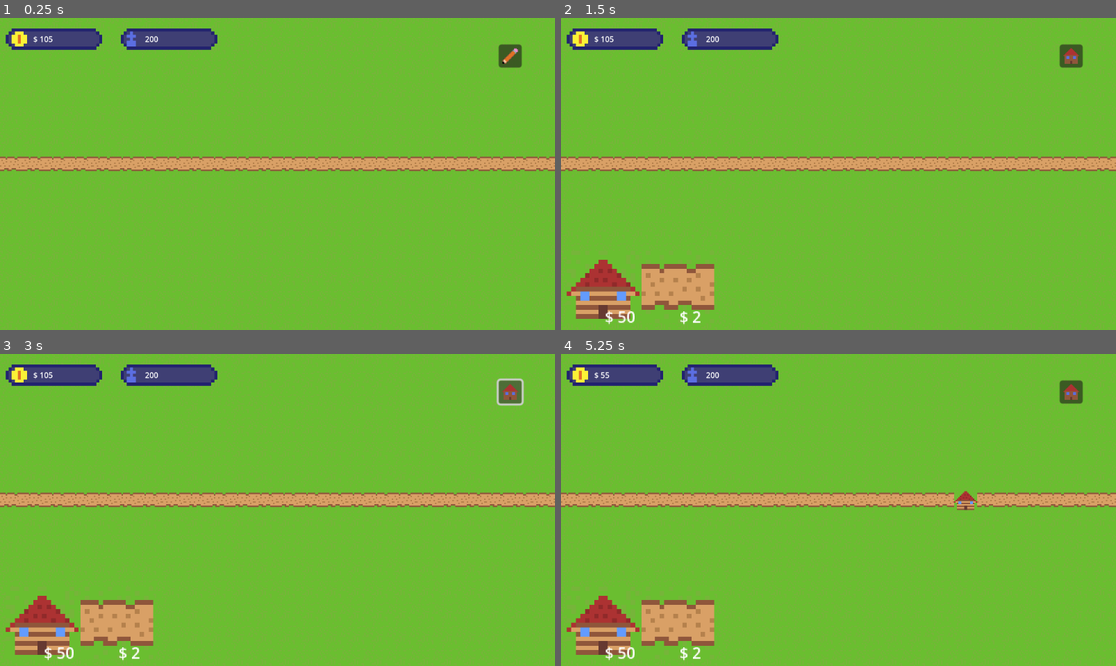
Above: before the commit, frames 1-4 (two rows, left to right).
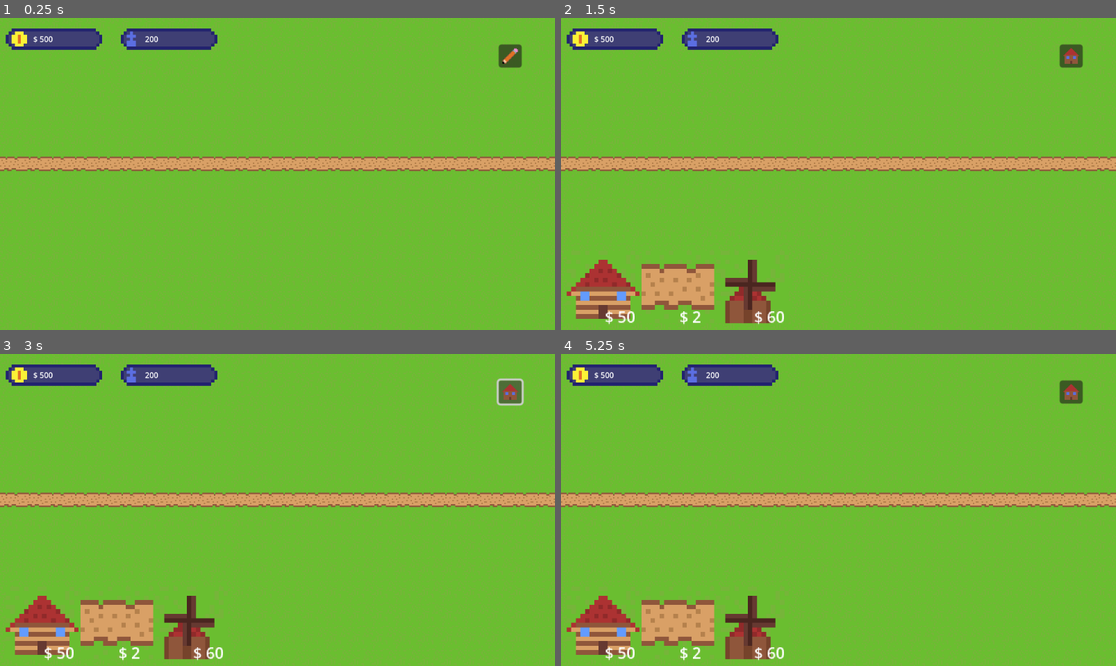
Above: after the commit, the same moments.

Repository: Dev-Karol1111/village
Game: Godot game, scene res://scenes/map.tscn
The game is run twice, just before and just after one commit, with the same random seed, the same clock (stepped at 60 frames per second) and the same inputs.
Inputs (mouse positions are in pixels of both pictures, inside the frame that each line leads up to):
- Up to frame 1 (0.25 s): no input
- Up to frame 2 (1.5 s): click (1071, 55) at 0.5 s; click (605, 286) at 1.27 s
- Up to frame 3 (3 s): click (510, 391) at 2 s; click (510, 391) at 2.75 s
- Up to frame 4 (5.25 s): click (605, 622) at 3.52 s; click (605, 622) at 4.27 s; tap Enter at 5 s; move the mouse to (960, 494) at 5.02 s; click (960, 494) at 5.17 s

The runs differ from the first frame. In frame 1, less than 0.1% of the frame differs, in the area x 7-10%, y 5-8%; in frame 2, 1.3%; in frame 3, 1.3%; in frame 4, 1.5%, in the area x 8-75%, y 5-99%.

Commit message:
Add betting builds (part 1/2)

Diff:
--- a/Builds/buildsList.tres
+++ b/Builds/buildsList.tres
@@ -1,10 +1,11 @@
-[gd_resource type="Resource" script_class="BuildsList" load_steps=5 format=3 uid="uid://duvulk2ij2j62"]
+[gd_resource type="Resource" script_class="BuildsList" load_steps=6 format=3 uid="uid://duvulk2ij2j62"]
 
 [ext_resource type="Script" uid="uid://cmhbmbcpdtriw" path="res://scripts/builds_base.gd" id="1_bkfmt"]
 [ext_resource type="Resource" uid="uid://4luwep32h1de" path="res://Builds/road.tres" id="2_jj75n"]
 [ext_resource type="Resource" uid="uid://dik053hq0ols3" path="res://Builds/house.tres" id="3_o5stl"]
+[ext_resource type="Resource" uid="uid://mi7726j4eid3" path="res://Builds/mill.tres" id="4_jj75n"]
 [ext_resource type="Script" uid="uid://bdlax846wpf2t" path="res://scripts/ItemList.gd" id="4_tqkvp"]
 
 [resource]
 script = ExtResource("4_tqkvp")
-builds = Array[ExtResource("1_bkfmt")]([ExtResource("3_o5stl"), ExtResource("2_jj75n")])
+builds = Array[ExtResource("1_bkfmt")]([ExtResource("3_o5stl"), ExtResource("2_jj75n"), ExtResource("4_jj75n")])
--- /dev/null
+++ b/Builds/mill.tres
@@ -0,0 +1,18 @@
+[gd_resource type="Resource" script_class="BettingBase" load_steps=4 format=3 uid="uid://mi7726j4eid3"]
+
+[ext_resource type="Texture2D" uid="uid://bd0o121am4iuj" path="res://assets/titleset.png" id="1_c3x0t"]
+[ext_resource type="Script" uid="uid://cp850ln8fgsvp" path="res://scripts/betting_base.gd" id="2_c3x0t"]
+
+[sub_resource type="AtlasTexture" id="AtlasTexture_3k1jn"]
+atlas = ExtResource("1_c3x0t")
+region = Rect2(48, 0, 16, 16)
+
+[resource]
+script = ExtResource("2_c3x0t")
+product_time = 3
+need_workers = 1
+game_texture_tileset_x = 3
+edit_texture = SubResource("AtlasTexture_3k1jn")
+price = 60
+type = "betting"
+metadata/_custom_type_script = "uid://cp850ln8fgsvp"
--- a/scenes/map.tscn
+++ b/scenes/map.tscn
@@ -13,6 +13,7 @@
 1:3/0 = 0
 2:3/0 = 0
 0:3/0 = 0
+3:0/0 = 0
 
 [sub_resource type="TileSet" id="TileSet_paxxb"]
 sources/0 = SubResource("TileSetAtlasSource_4xfga")
@@ -31,3 +32,5 @@
 
 [node name="Mode" parent="." instance=ExtResource("3_gldc4")]
 map = NodePath("..")
+
+[node name="opened" type="Node" parent="Mode"]
--- /dev/null
+++ b/scenes/ui/build_ui.tscn
@@ -0,0 +1,71 @@
+[gd_scene load_steps=3 format=3 uid="uid://damopi222eetn"]
+
+[ext_resource type="Texture2D" uid="uid://xyqd6jdeq2tg" path="res://assets/ui/ui-tileset.png" id="1_ami6n"]
+
+[sub_resource type="AtlasTexture" id="AtlasTexture_rl6t5"]
+atlas = ExtResource("1_ami6n")
+region = Rect2(0, 16, 16, 16)
+
+[node name="Build UI" type="Control"]
+layout_mode = 3
+anchor_right = 0.31
+anchor_bottom = 1.0
+offset_right = -0.11999512
+grow_horizontal = 2
+grow_vertical = 2
+
+[node name="TextureRect" type="TextureRect" parent="."]
+layout_mode = 1
+anchors_preset = -1
+anchor_left = 0.056
+anchor_top = 0.54300004
+anchor_right = 0.056
+anchor_bottom = 0.54300004
+offset_left = -15.992001
+offset_top = -276.864
+offset_right = 327.008
+offset_bottom = 277.136
+grow_vertical = 2
+texture = SubResource("AtlasTexture_rl6t5")
+
+[node name="name" type="Label" parent="TextureRect"]
+layout_mode = 0
+offset_left = 124.0
+offset_top = 56.0
+offset_right = 171.0
+offset_bottom = 82.5
+scale = Vector2(2, 2)
+text = "NAME"
+
+[node name="workers" type="Label" parent="TextureRect"]
+layout_mode = 0
+offset_left = 46.0
+offset_top = 129.0
+offset_right = 172.0
+offset_bottom = 152.0
+text = "workers: 1 / 1"
+
+[node name="Products" type="Label" parent="TextureRect"]
+layout_mode = 0
+offset_left = 46.0
+offset_top = 161.0
+offset_right = 209.0
+offset_bottom = 184.0
+text = "products:
+ * Flour: 5 / 1"
+
+[node name="ProTime" type="Label" parent="TextureRect"]
+layout_mode = 0
+offset_left = 47.0
+offset_top = 242.0
+offset_right = 181.0
+offset_bottom = 265.0
+text = "Production time: "
+
+[node name="IPD" type="Label" parent="TextureRect"]
+layout_mode = 0
+offset_left = 47.0
+offset_top = 278.0
+offset_right = 180.0
+offset_bottom = 301.0
+text = "Items per day: 10"
--- a/scenes/ui/edit.gd
+++ b/scenes/ui/edit.gd
@@ -8,8 +8,8 @@
 
 var map : Node
 
-func set_block(x : int, y: int, source := 0, price := 0):
-	map.block = [Vector2i(x ,y), source, price]
+func set_block(x : int, y: int, source := 0, price := 0, build_index := 0):
+	map.block = [Vector2i(x ,y), source, price, build_index]
 
 
 func _ready() -> void:
@@ -28,13 +28,6 @@
 			tex_rect.data = build
 			tex_rect.edit_menu = self
 			Builds_choos.add_child(tex_rect)
-
-'''			tex_rect.resized.connect(func():
-				if tex_rect.texture:
-					var aspect = float(tex_rect.texture.get_width()) / tex_rect.texture.get_height()
-					tex_rect.custom_minimum_size = Vector2(tex_rect.size.y * aspect, tex_rect.size.y)
-			)'''
-
 func change_visible_func(visible):
 	for child in self.get_children():
 		child.visible = visible
--- a/scripts/autoload/managment.gd
+++ b/scripts/autoload/managment.gd
@@ -1,4 +1,8 @@
 extends Node
 
-var moneys := 105
+var moneys := 500
 var people := 200
+
+var mode := "normal"
+
+var betting : Array[BettingBase]
--- /dev/null
+++ b/scripts/betting_base.gd
@@ -0,0 +1,8 @@
+extends BuildsBase
+
+class_name BettingBase
+
+@export var input_products : Array
+@export var output_products : Array
+@export var product_time: int
+@export var need_workers : int
--- a/scripts/builds_base.gd
+++ b/scripts/builds_base.gd
@@ -8,3 +8,4 @@
 @export var game_texture_tileset_y : int
 @export var edit_texture : Texture2D
 @export var price : int = 0
+@export_enum("normal", "betting") var type = "normal"
--- a/scripts/map.gd
+++ b/scripts/map.gd
@@ -1,46 +1,85 @@
 extends Node2D
 
 @onready var tilemap_layer: TileMapLayer = $TileMapLayer
+@onready var ui_opened_node : Node = $Mode/opened
 
-var block : Array = [Vector2i(1,0), 0, 0] # title cord, source, price
-var can_build := false
+var block : Array = [Vector2i(1,0), 0, 0, 0] # title cord, source, price, index
 
 func _unhandled_input(event: InputEvent) -> void:
-	if !can_build:
+	if event is InputEventMouseButton and event.pressed:
+		var mouse_pos = get_global_mouse_position()
+		var local_pos = tilemap_layer.to_local(mouse_pos)
+		var tile_coords = Vector2i(int(floor(local_pos.x / 16)), int(floor(local_pos.y / 16)))
+
+		if event.button_index == MOUSE_BUTTON_LEFT:
+			_handle_left_click(tile_coords)
+		elif event.button_index == MOUSE_BUTTON_RIGHT:
+			_handle_right_click(tile_coords)
+
+
+func _handle_left_click(tile_coords: Vector2i) -> void:
+	if Managment.mode == "normal":
+		_open_build_ui(tile_coords)
 		return
-	if event is InputEventMouseButton and event.pressed and event.button_index == MOUSE_BUTTON_LEFT:
-		if Managment.moneys - block[2] < 0:
+
+	if not _can_afford(block[2]):
+		return
+
+	if not _can_place_block(tile_coords):
+		return
+
+	_place_block(tile_coords)
+
+
+
+func _handle_right_click(tile_coords: Vector2i) -> void:
+	if Managment.mode == "normal":
+		return
+
+	_remove_block(tile_coords)
+
+func _open_build_ui(tile_coords: Vector2i) -> void:
+	for child in ui_opened_node.get_children():
+		child.queue_free()
+
+	for bett in Managment.betting:
+		var cell = tilemap_layer.get_cell_atlas_coords(tile_coords)
+		if cell.x == bett.game_texture_tileset_x and cell.y == bett.game_texture_tileset_y:
+			var ui = load("res://scenes/ui/build_ui.tscn").instantiate()
+			ui_opened_node.add_child(ui)
 			return
-		var mouses_pos = get_global_mouse_position()
-		var local_pos = tilemap_layer.to_local(mouses_pos)
 
-		var title_cords = Vector2i(int(floor(local_pos.x / 16)), int(floor(local_pos.y / 16)))
+func _can_afford(cost: int) -> bool:
+	return Managment.moneys - cost >= 0
 
-		if block[0] == Vector2i(1,0):
-			var data = check_road(title_cords.x, title_cords.y)
-			tilemap_layer.set_cell(title_cords, block[1] , data[0], data[1])
-			check_road(title_cords.x, title_cords.y+1, true)
-			check_road(title_cords.x, title_cords.y-1, true)
-			check_road(title_cords.x+1, title_cords.y, true)
-			check_road(title_cords.x-1, title_cords.y, true)
-		else:
-			tilemap_layer.set_cell(title_cords, block[1] , block[0])
+func _can_place_block(tile_coords: Vector2i) -> bool:
+	var cell = tilemap_layer.get_cell_atlas_coords(tile_coords)
+	return not (cell == block[0] or cell != Vector2i(0,0))
 
-		Managment.moneys -= block[2]
-		Signals.data_changed.emit()
+func _place_block(tile_coords: Vector2i) -> void:
+	if load("res://Builds/buildsList.tres").builds[block[3]].type == "betting":
+		Managment.betting.append(load("res://Builds/buildsList.tres").builds[block[3]])
 
-	elif event is InputEventMouseButton and event.pressed and event.button_index == MOUSE_BUTTON_RIGHT:
-		var mouses_pos = get_global_mouse_position()
-		var local_pos = tilemap_layer.to_local(mouses_pos)
+	if block[0] == Vector2i(1,0): # droga
+		var data = check_road(tile_coords.x, tile_coords.y)
+		tilemap_layer.set_cell(tile_coords, block[1], data[0], data[1])
+		_update_roads_around(tile_coords)
+	else:
+		tilemap_layer.set_cell(tile_coords, block[1], block[0])
 
-		var title_cords = Vector2i(int(floor(local_pos.x / 16)), int(floor(local_pos.y / 16)))
+	Managment.moneys -= block[2]
+	Signals.data_changed.emit()
 
-		tilemap_layer.set_cell(title_cords, 0, Vector2i(0,0))
-		if block[0] == Vector2i(1,0):
-			check_road(title_cords.x, title_cords.y+1, true)
-			check_road(title_cords.x, title_cords.y-1, true)
-			check_road(title_cords.x+1, title_cords.y, true)
-			check_road(title_cords.x-1, title_cords.y, true)
+func _remove_block(tile_coords: Vector2i) -> void:
+	tilemap_layer.set_cell(tile_coords, 0, Vector2i(0,0))
+	if block[0] == Vector2i(1,0):
+		_update_roads_around(tile_coords)
+
+func _update_roads_around(tile_coords: Vector2i) -> void:
+	check_road(tile_coords.x, tile_coords.y+1, true)
+	check_road(tile_coords.x, tile_coords.y-1, true)
+	check_road(tile_coords.x+1, tile_coords.y, true)
+	check_road(tile_coords.x-1, tile_coords.y, true)
 
 
 
--- a/scripts/ui/build_chose.gd
+++ b/scripts/ui/build_chose.gd
@@ -17,7 +17,7 @@
 
 
 func _on_texture_button_pressed() -> void:
-	edit_menu.set_block(data.game_texture_tileset_x, data.game_texture_tileset_y, 0,data.price)
+	edit_menu.set_block(data.game_texture_tileset_x, data.game_texture_tileset_y, 0 ,data.price, load("res://Builds/buildsList.tres").builds.find(data))
 
 
 func _on_resized() -> void:
--- a/scripts/ui/mode.gd
+++ b/scripts/ui/mode.gd
@@ -1,6 +1,4 @@
 extends CanvasLayer
-
-var edit_mode := false
 
 @onready var mode_button : Button = $"Mode"
 @onready var edit_menu : Node  = $"Edit"
@@ -19,12 +17,10 @@
 
 func _on_mode_pressed() -> void:
 	var map_node = get_node(map)
-	edit_mode = !edit_mode
-	if edit_mode:
+	Managment.mode = ("normal" if Managment.mode == "edit" else "edit")
+	if Managment.mode == "edit":
 		mode_button.icon = load("res://assets/ui/exit_edit.png")
 		edit_menu.change_visible.emit(true)
-		map_node.can_build = true
 	else:
 		mode_button.icon = load("res://assets/ui/edit.png")
 		edit_menu.change_visible.emit(false)
-		map_node.can_build = false
Binary file changed: assets/titleset.png
Binary file changed: assets/ui/ui-tileset.png
Not shown, added: scripts/betting_base.gd.uid
